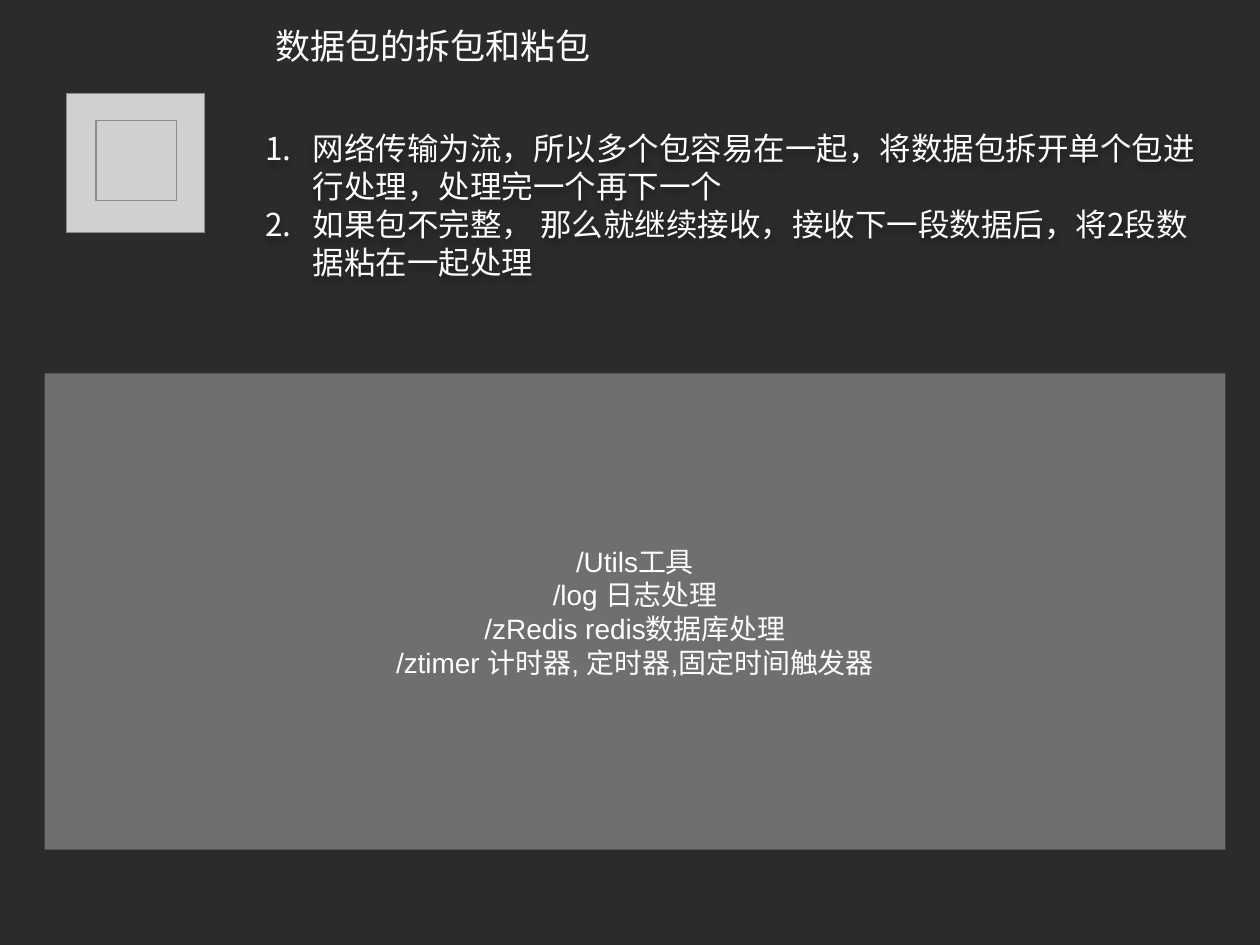
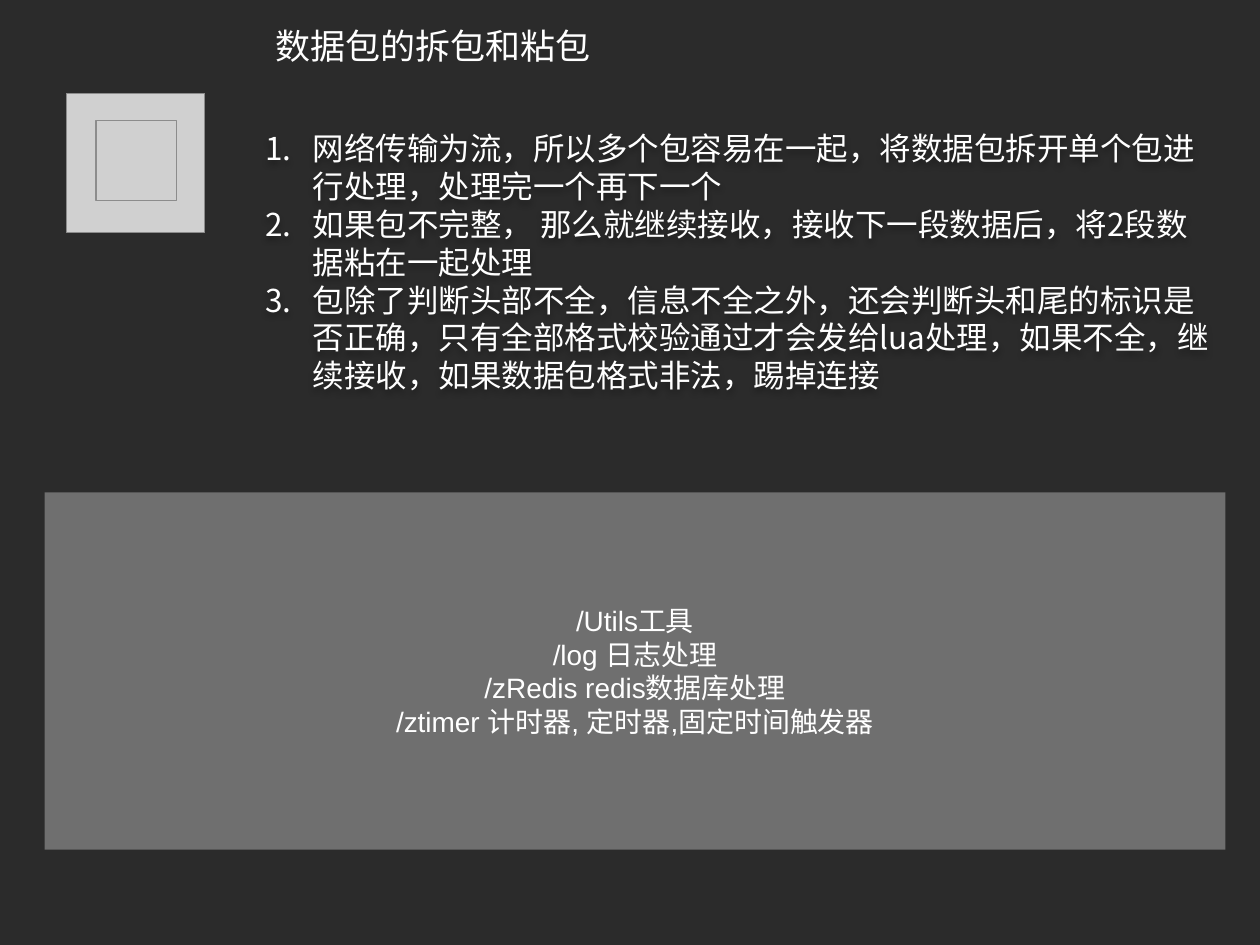
Before and after one commit to zgame/GoLangCode, a slide deck: slide 5 of ServerGameBYLua2/说明文档/服务器架构设计.pptx. Drawn at 1260x945 pixels with LibreOffice and Linux fonts; fonts in the diff are those of the drawing; grey boxes stand for pictures; background and template pictures are left out; a plain dark background stands for a picture behind light text. Boxes give left, top, right and bottom in pixels: in the first picture for what was removed or moved away, otherwise in the second. Text is boxed around its words. In the diff, an @@ line names an element or a change of style, - is before the commit and + after.

```diff
--- a/ServerGameBYLua2/说明文档/服务器架构设计.pptx
+++ b/ServerGameBYLua2/说明文档/服务器架构设计.pptx
@@ text at box(313, 285, 1209, 390): paragraph added @@
+3. 包除了判断头部不全，信息不全之外，还会判断头和尾的标识是否正确，只有全部格式校验通过才会发给lua处理，如果不全，继续接收，如果数据包格式非法，踢掉连接
@@ rectangle "/Utils工具": place and size @@
-rectangle "/Utils工具" at box(44, 373, 1225, 849)
+rectangle "/Utils工具" at box(44, 493, 1225, 849)
```
Also in this commit, not shown: 2 other slides changed, 16 other files.
